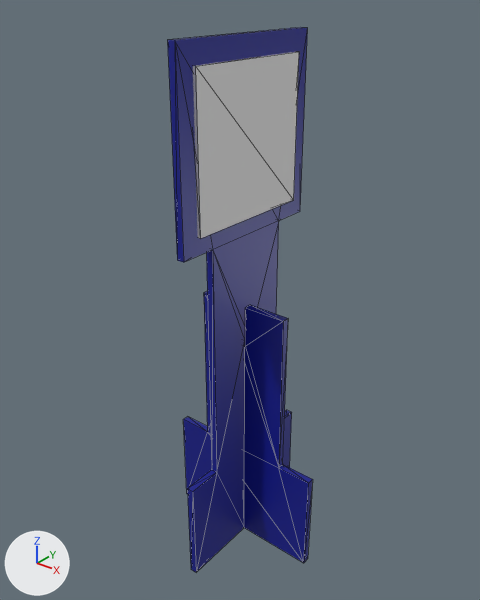
Renders of the COLLADA model models/mundoteste/creeper/creeper01/materials/textures/Creeper.dae from each side of a commit.
One viewpoint serves both versions: a 50 mm lens placed at (0.263, -0.334, 0.269), pointed at (-0.007, 0.003, 0.06). Lighting does not change. The marker at lower left points along +X, +Y and +Z. Mesh edges are drawn as thin lines. Where no turn or scale is listed for an object, it has been applied to the vertices.

The first picture shows 'Creeper_-_Montagem_v3', 'MarkerData_1'.
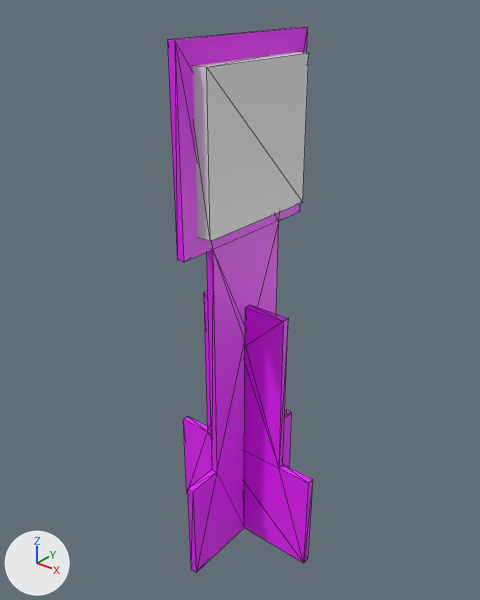
Boxes [x1, y1, x2, y2] around the edits, measured in the pictures (480 x 600 px):
'Creeper_-_Montagem_v3', recoloured (blue to pink): [167, 27, 313, 572] in both
'MarkerData_1', moved: before [193, 52, 299, 239]; after [193, 52, 309, 241]

The edits, one by one:
Material 'Steel_-_Satin' (mat_steel___satin) changes colour from blue #0c168f to pink #eb1bff; in linear values from (0.00359, 0.00821, 0.274) to (0.828, 0.0108, 1.0).
Object 'MarkerData_1' (ob_markerdata_1) moves from (0.0051, 0.0003, 0.1751) to (0.0128, 0.0003, 0.1751).
